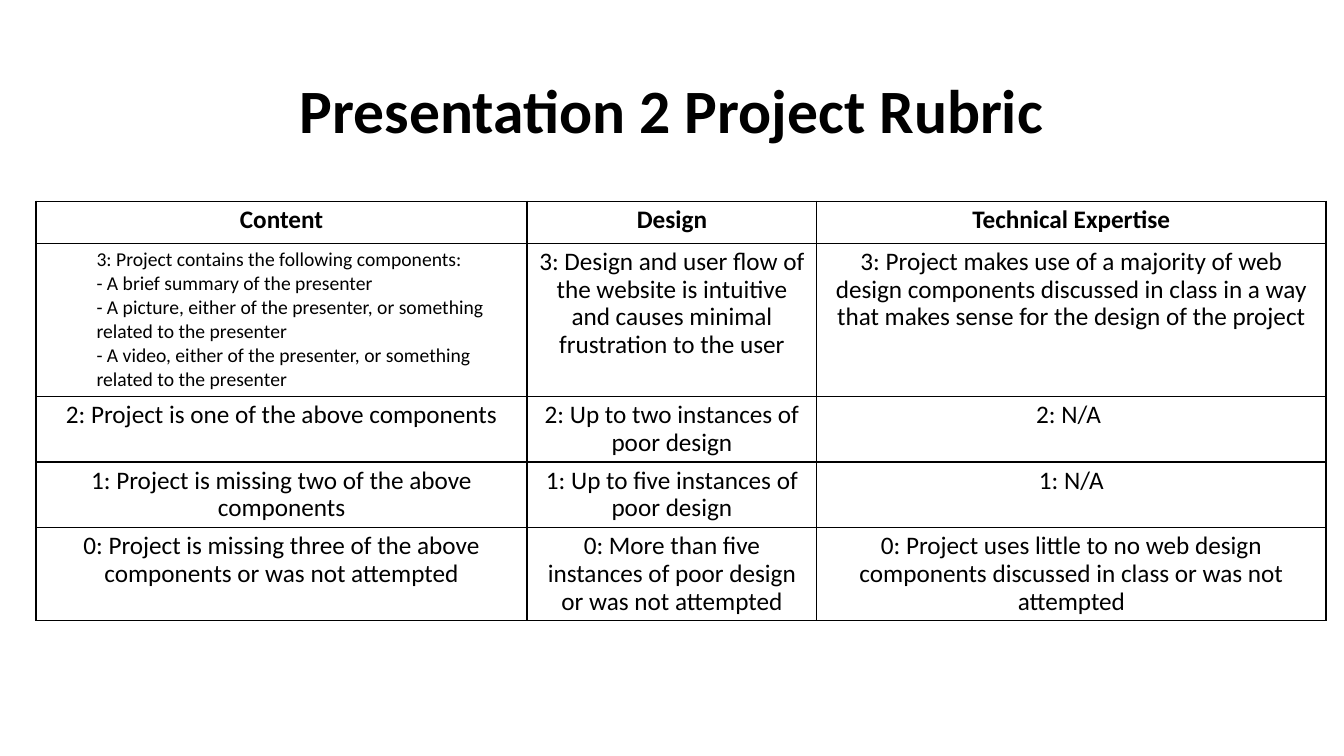
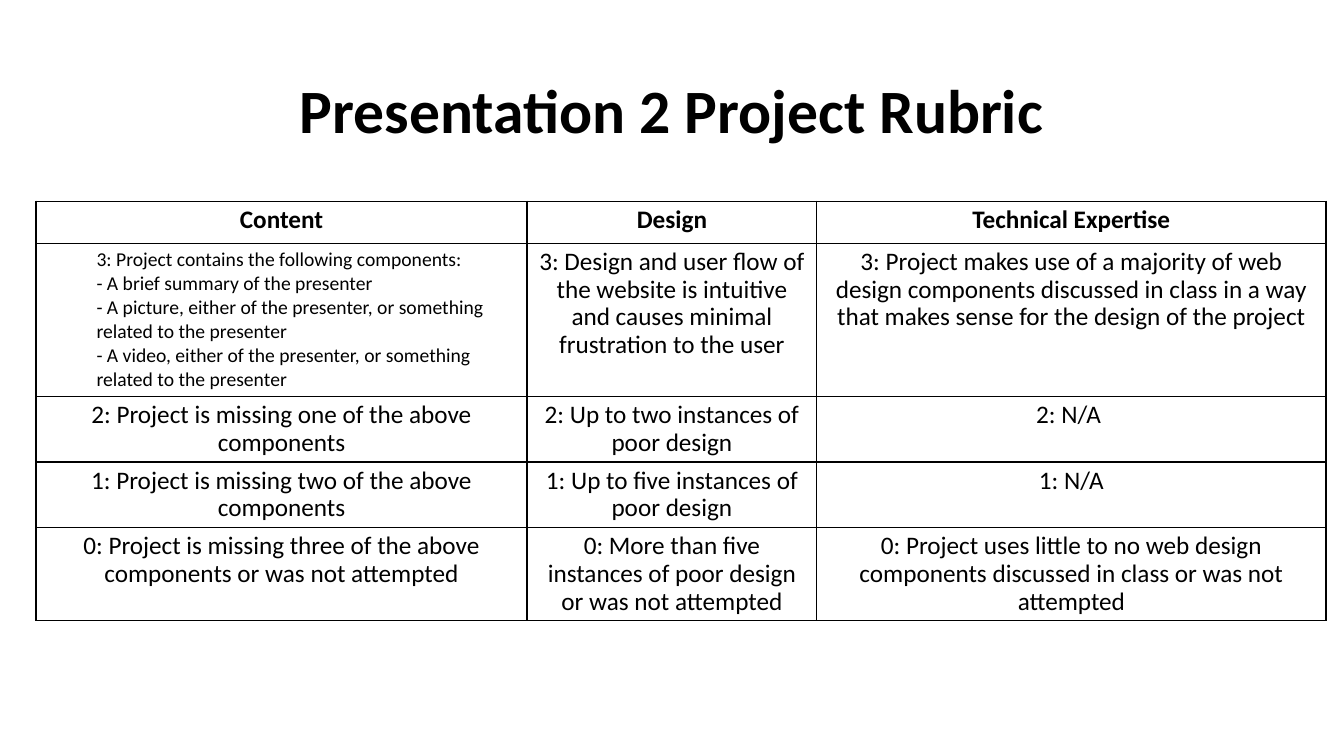
Before and after one commit to MrJoshGross/Course-Curricular-Material, a slide deck: slide 1 of Computer Science Discoveries/Projects/Project 2/Project 2 Rubrics.pptx. Drawn at 1344x756 pixels with LibreOffice and Linux fonts; fonts in the diff are those of the drawing. Boxes give left, top, right and bottom in pixels: in the first picture for what was removed or moved away, otherwise in the second. Text is boxed around its words. In the diff, an @@ line names an element or a change of style, - is before the commit and + after.

Commit message:
typo in rubric

```diff
--- a/Computer Science Discoveries/Projects/Project 2/Project 2 Rubrics.pptx
+++ b/Computer Science Discoveries/Projects/Project 2/Project 2 Rubrics.pptx
@@ table at box(36, 202, 1327, 618) @@
-row 3, column 1: 2: Project is one of the above components
+row 3, column 1: 2: Project is missing one of the above components
```
Also in this commit, not shown: 1 other file.
